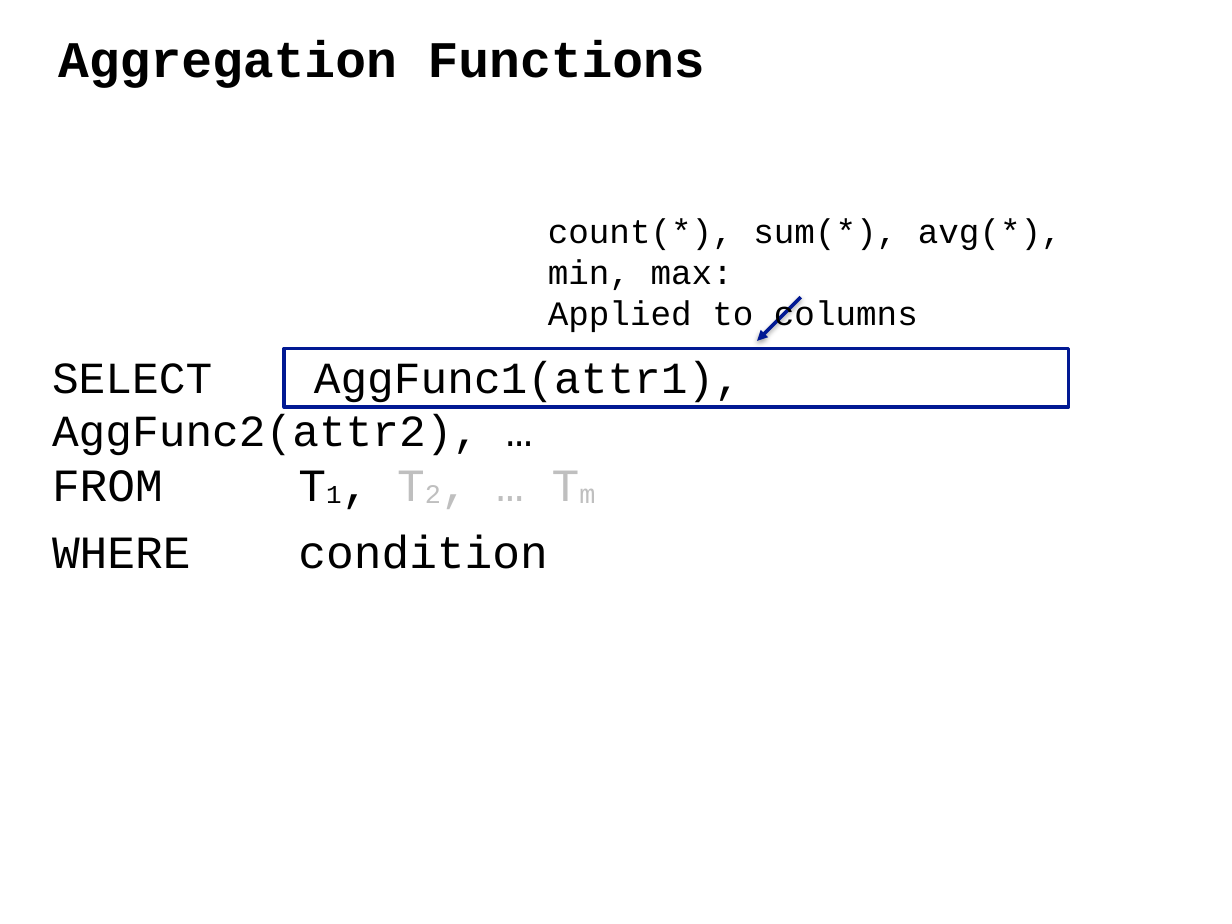
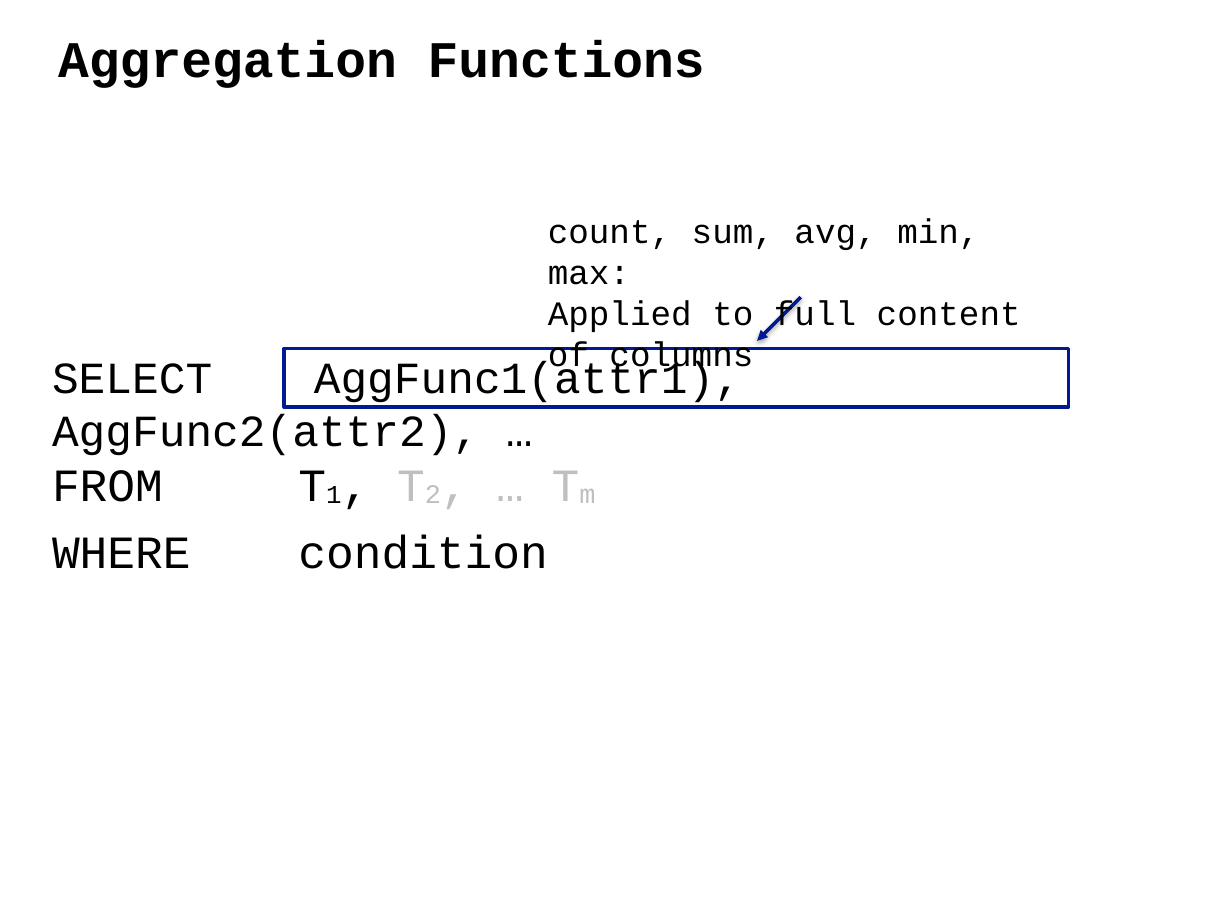
Before and after one commit to ipeirotis/introduction-to-databases, a slide deck: slide 51 of C-SQL.pptx. Drawn at 1232x924 pixels with LibreOffice and Linux fonts; fonts in the diff are those of the drawing. Boxes give left, top, right and bottom in pixels: in the first picture for what was removed or moved away, otherwise in the second. Text is boxed around its words. In the diff, an @@ line names an element or a change of style, - is before the commit and + after.

```diff
--- a/C-SQL.pptx
+++ b/C-SQL.pptx
@@ text at (x1=548, y1=218, x2=1021, y2=376): text changed @@
-count(*), sum(*), avg(*), min, max:
-Applied to columns
+count, sum, avg, min, max:
+Applied to full content of columns
```
Also in this commit, not shown: 14 other slides changed, 10 slides added, 1 slide removed.
